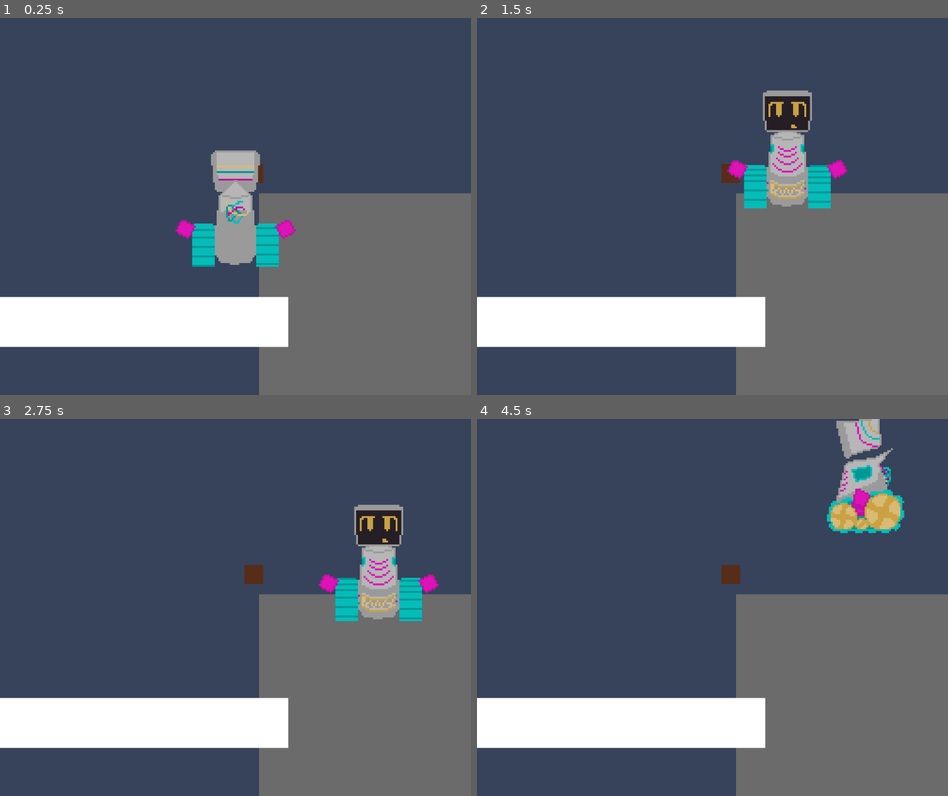
Above: before the commit, frames 1-4 (two rows, left to right).
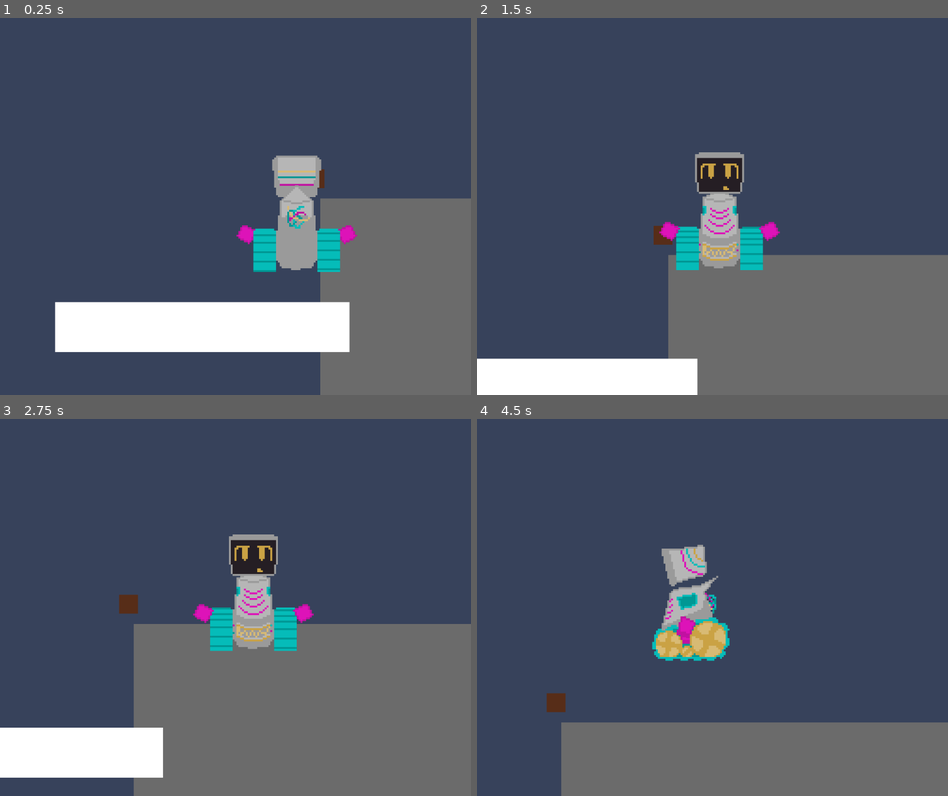
Above: after the commit, the same moments.

Repository: Kustardd/astra
Game: Godot game, scene res://scenes/world.tscn
The game is run twice, just before and just after one commit, with the same random seed, the same clock (stepped at 60 frames per second) and the same inputs.
Inputs:
- Up to frame 1 (0.25 s): no input
- Up to frame 2 (1.5 s): hold D (right) 0.53-1.28 s; hold W (front) 0.53-1.28 s; hold S (back) from 1.28 s (still down); tap W (front) at 1.35 s
- Up to frame 3 (2.75 s): release S (back) at 2.03 s; hold D (right) from 2.03 s (still down); hold W (front) from 2.03 s (still down); tap E (interact) at 2.1 s
- Up to frame 4 (4.5 s): release W (front) at 2.78 s; tap W (front) at 2.85 s; release D (right) at 3.53 s; hold W (front) 3.53-4.28 s; hold A (left) from 3.53 s (still down); tap E (interact) at 4.35 s

The runs differ from the first frame. In frame 1, 15% of the frame differs, in the area x 0-100%, y 35-100%; in frame 2, 29%; in frame 3, 26%; in frame 4, 34%, in the area x 0-100%, y 0-100%.

Commit message:
camera is corrected now, limit adjusts based on room

Diff:
--- a/scenes/astraCamera_2d.gd
+++ b/scenes/astraCamera_2d.gd
@@ -13,10 +13,11 @@
 func _ready() -> void:
 	#if room.cameraLimits:
 	#limit_enabled = true
-	limit_left = room.cameraLimits.x
-	limit_top = room.cameraLimits.y
-	limit_right = room.cameraLimits.z
-	limit_bottom = room.cameraLimits.w
+	limit_left = room.cameraLimLeft
+	limit_top = room.cameraLimTop
+	limit_right = room.cameraLimRight
+	limit_bottom = room.cameraLimBottom
+	pass
 	#else: limit_enabled = false
 
 # Called every frame. 'delta' is the elapsed time since the previous frame.
--- a/scenes/room_1.gd
+++ b/scenes/room_1.gd
@@ -1,15 +1,15 @@
 extends Node2D
 
-@export var cameraLim_xpos: float
-@export var cameraLim_xneg: float
-@export var cameraLim_ypos: float
-@export var cameraLim_yneg: float
+@export var cameraLimLeft: float
+@export var cameraLimRight: float
+@export var cameraLimTop: float
+@export var cameraLimBottom: float
 var cameraLimits: Vector4
 
 # Called when the node enters the scene tree for the first time.
 func _ready() -> void:
-	cameraLimits = Vector4(cameraLim_xneg, cameraLim_yneg, cameraLim_xpos, cameraLim_ypos)
-
+	#cameraLimits = Vector4(cameraLim_xneg, cameraLim_yneg, cameraLim_xpos, cameraLim_ypos)
+	pass
 
 # Called every frame. 'delta' is the elapsed time since the previous frame.
 func _process(delta: float) -> void:
--- a/scenes/room_1.tscn
+++ b/scenes/room_1.tscn
@@ -12,10 +12,10 @@
 
 [node name="room1" type="Node2D" unique_id=596815260]
 script = ExtResource("1_xhekj")
-cameraLim_xpos = -1200.0
-cameraLim_xneg = 1200.0
-cameraLim_ypos = -600.0
-cameraLim_yneg = 600.0
+cameraLimLeft = -1200.0
+cameraLimRight = 1200.0
+cameraLimTop = -600.0
+cameraLimBottom = 600.0
 
 [node name="StartPosition" type="Marker2D" parent="." unique_id=711645133]
 position = Vector2(-241.00002, 46)
--- a/scenes/world.tscn
+++ b/scenes/world.tscn
@@ -15,6 +15,10 @@
 [node name="World" type="Node2D" unique_id=137119163]
 y_sort_enabled = true
 script = ExtResource("1_rwgxs")
+cameraLimLeft = -1000000.0
+cameraLimRight = 1000000.0
+cameraLimTop = -100000.0
+cameraLimBottom = 1000000.0
 
 [node name="Door" type="Area2D" parent="." unique_id=530994970]
 script = ExtResource("2_k0juu")
--- a/scripts/astra.gd
+++ b/scripts/astra.gd
@@ -94,6 +94,10 @@
 		elif movement_direction == "left":
 			treads.play("Left_Stop")
 		else: treads.play("Right_Stop")
+	if movement_direction == "front":
+		treads.z_index = 1
+	else:
+		treads.z_index = 0
 
 func bumps_animation(movement_direction):
 	if moving:
@@ -113,6 +117,10 @@
 			bumps.play("Left")
 		else: bumps.play("Right")
 		bumps.stop()
+	if movement_direction == "front":
+		bumps.z_index = 1
+	else:
+		bumps.z_index = 0
 
 #endregion
 
--- a/scripts/world.gd
+++ b/scripts/world.gd
@@ -1,5 +1,9 @@
 extends Node2D
 
+@export var cameraLimLeft: float
+@export var cameraLimRight: float
+@export var cameraLimTop: float
+@export var cameraLimBottom: float
 var cameraLimits: Vector4
 
 
@@ -37,11 +41,10 @@
 
 # Called when the node enters the scene tree for the first time.
 func _ready() -> void:
-	cameraLimits = Vector4(-1000000.0,-1000000.0, 1000000, 1000000)
 	load_coordinates(chosen_save)
 
 # Called every frame. 'delta' is the elapsed time since the previous frame.
 func _process(_delta: float) -> void:
-	cameraLimits = Vector4(-1000000.0,-1000000.0, 1000000, 1000000)
+	#cameraLimits = Vector4(-1000000.0,-1000000.0, 1000000, 1000000)
 	print(cameraLimits)
 	call_deferred("save_data", chosen_save)
